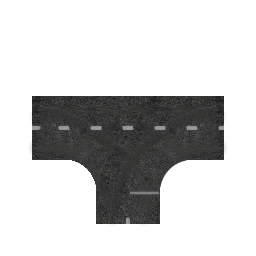
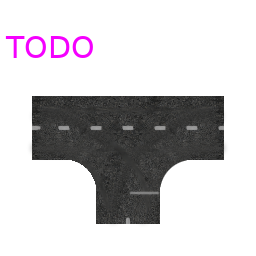
Two versions of the same layered image (256×256). Layer-by-layer changes:
added layer "TODO" above "Pasted Layer #1" over [left=5, top=36, right=93, bottom=58]
